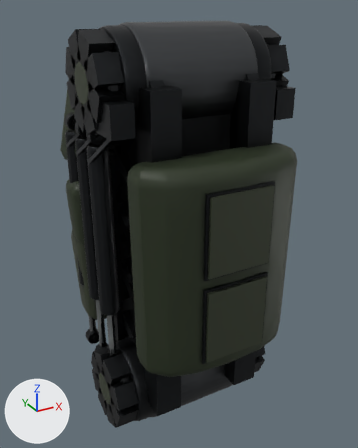
An edit to the glTF model assets/export/models/bastion.shin.glb, drawn before and after from the same camera.
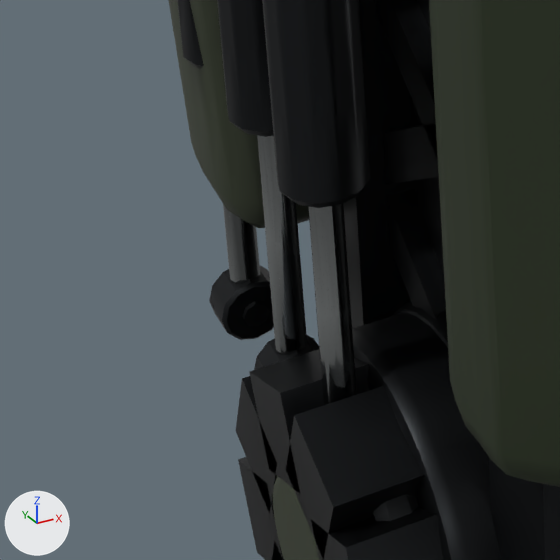
Each version is shown whole from a 50 mm camera at (-13.3, -24.1, 12.9) aimed at (0.3, 0.5, 0.6), then close up on the part from 11% to 45% of the width and 61% to 87% of the height. Lighting does not change. The marker at lower left points along +X, +Y and +Z. The first two pictures are the older version. Vertices at exactly the same position are counted once.
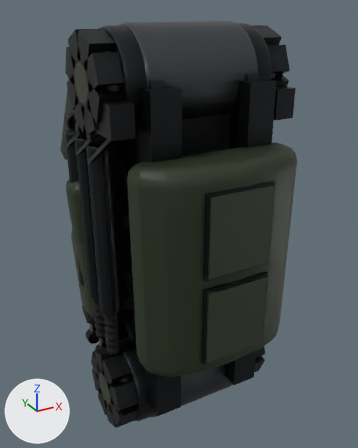
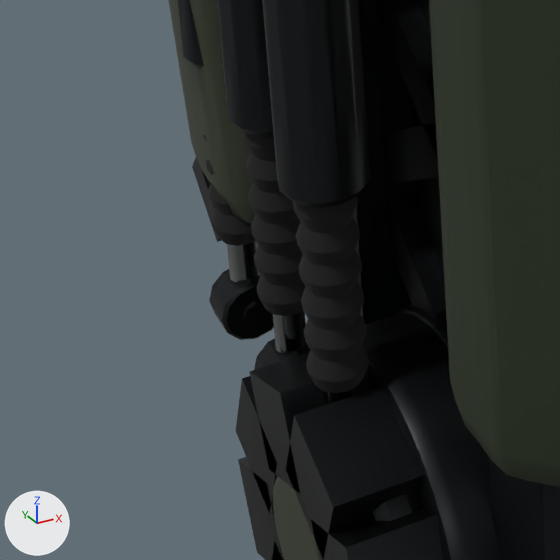
Changed parts and their boxes (x1, y1, x2, y2) in the close-ups (560 x 560 px):
part 1 of me_mesh_0, added
    after: (192, 131, 369, 393)
part 2 of me_mesh_0, edited (looks the same)
    both: (189, 0, 560, 560)

The change, as a list of edits to the scene's bpy script:
```text
Add mat_light:
    mat_light = bpy.data.materials.new('light')
    # nodes: BsdfPrincipled, Mix, OutputMaterial, VertexColor
    # colours: orange #ff942e, mixed with the vertex colours
Add mat_rubber:
    mat_rubber = bpy.data.materials.new('rubber')
    # nodes: BsdfPrincipled, Mix, OutputMaterial, VertexColor
    # colours: black #0f0f0f, mixed with the vertex colours
Change me_mesh_0:
    used by ob_mesh_0; location = (0.0, 0.0, 0.0)
    remove me_mesh_0.from_pydata(...)  # 11491 vertices, 22498 faces; spans x -5.5..5.5, y -6.3..7.1, z -12.2..12.2
    add me_mesh_0.from_pydata(...)  # 12503 vertices, 24474 faces; spans x -5.5..5.5, y -6.3..7.1, z -12.2..12.2
    me_mesh_0 part 1: 506 vertices added at x -5.1..-2.0, y -0.3..7.1, z -8.5..-3.9
    me_mesh_0 part 2: 2683 kept faces spanning x -5.5..5.5, y -6.1..6.9, z -11.9..11.9 get new vertex colours; the middle colour goes from grey #b4b4b4 to grey #acacac
    other edits to the shape of me_mesh_0 do not show in these pictures
    add me_mesh_0.materials.append(mat_light)
    add me_mesh_0.materials.append(mat_rubber)
```
